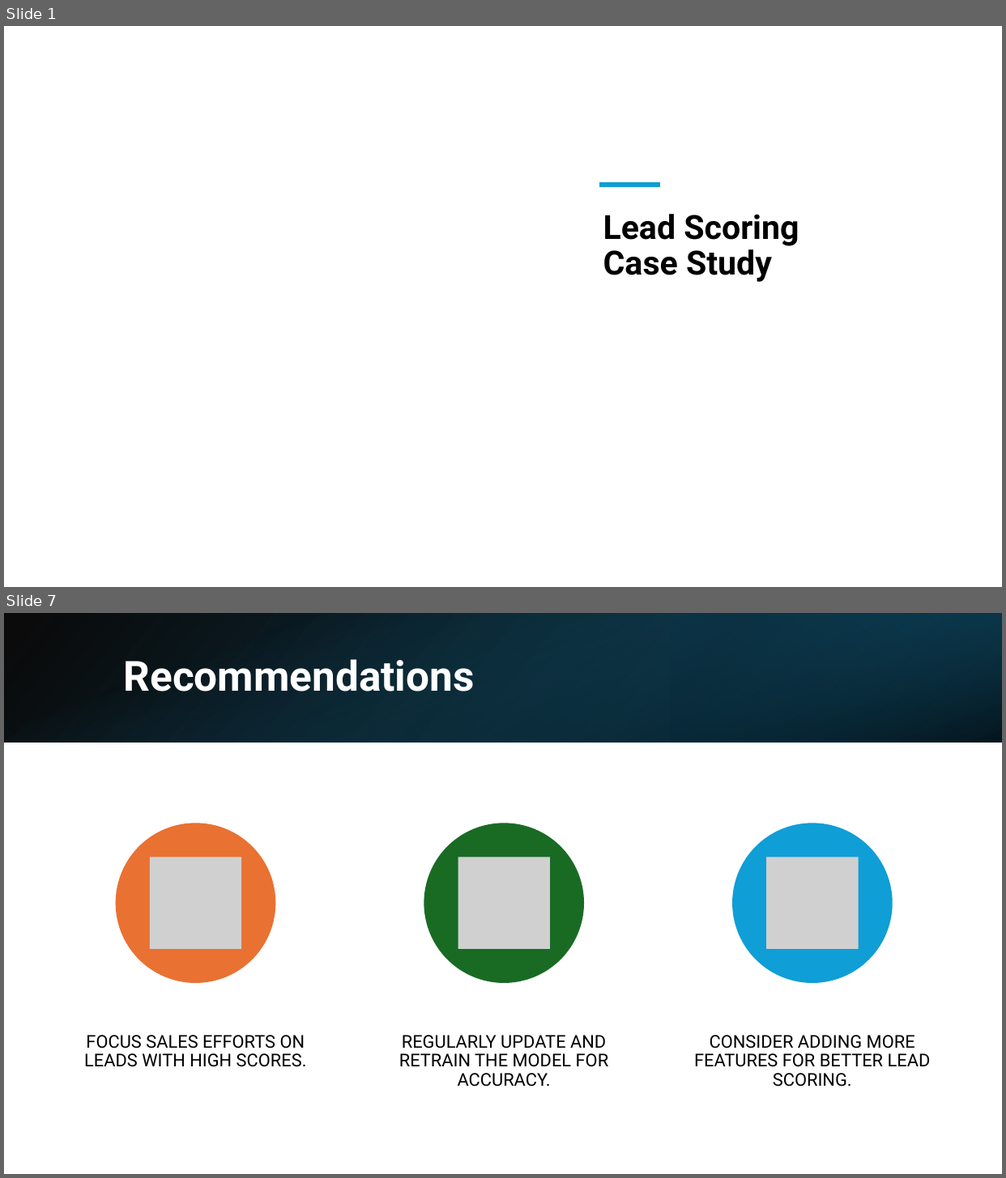
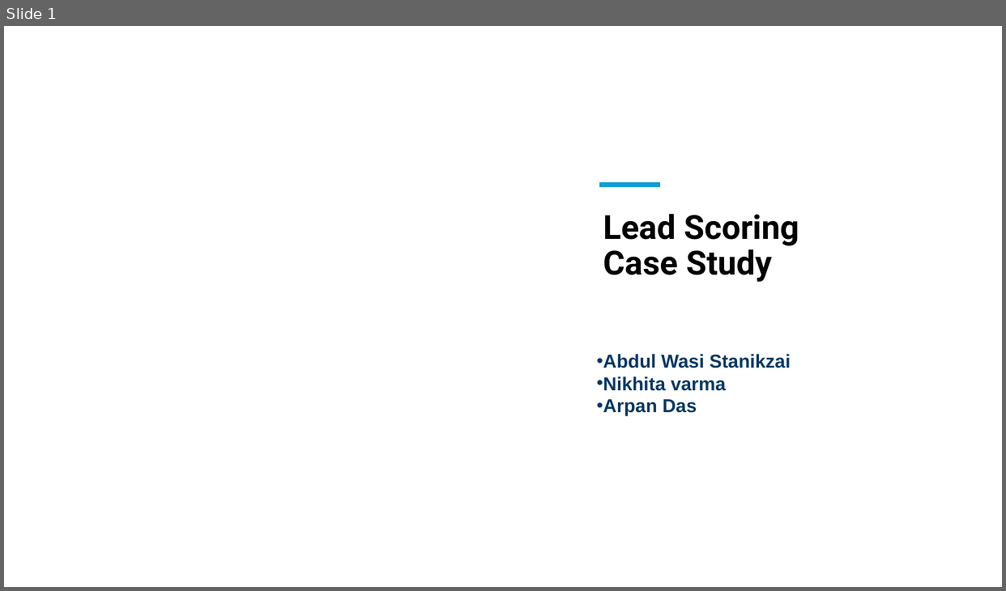
Before and after one commit to Wasistanikzai/Lead-Scoring-Case-Study, a slide deck: Presentation of Case Study.pptx. Shown one above the other, each under a label of ours: slides 1 and 7 before the commit, slide 1 after it; the slides between them are not shown. The pictures are 1006x1178 and 1006x591 pixels, drawn with LibreOffice and Linux fonts; fonts in the diff are those of the drawing; grey boxes stand for pictures; background and template pictures are left out. Boxes give left, top, right and bottom in pixels: in the first picture for what was removed or moved away, otherwise in the second. Text is boxed around its words. In the diff, an @@ line names an element or a change of style, - is before the commit and + after.

```diff
--- a/Presentation of Case Study.pptx
+++ b/Presentation of Case Study.pptx
@@ slide 7 removed at <box>4,613,1002,1174</box>, background #FFFFFF @@
@@ rectangle removed at <box>4,613,1002,742</box> @@
@@ rectangle removed at <box>4,613,1002,742</box> @@
@@ rectangle removed at <box>670,613,1002,742</box> @@
@@ title removed at <box>124,659,475,692</box> @@
-Recommendations
@@ group removed at <box>84,824,931,1087</box>: 3 ellipses, 3 pictures, 3 texts @@
-FOCUS SALES EFFORTS ON LEADS WITH HIGH SCORES.
-REGULARLY UPDATE AND RETRAIN THE MODEL FOR ACCURACY.
-CONSIDER ADDING MORE FEATURES FOR BETTER LEAD SCORING.
@@ slide 1 changed as well @@
@@ text added at <box>603,354,791,416</box>, 18 pt, text #073763, bold @@
+• Abdul Wasi Stanikzai
+• Nikhita varma
+• Arpan Das
```
Also in this commit, not shown: 2 other slides changed, 10 slides added, 4 other slides removed, 7 other files.
